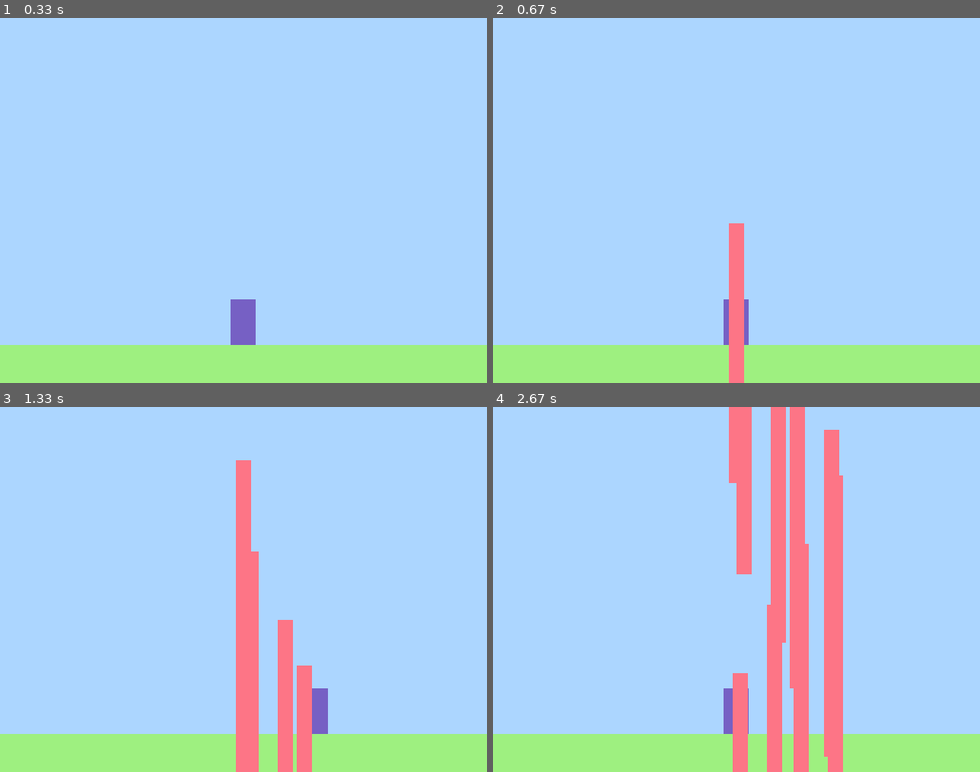
Above: before the commit, frames 1-4 (two rows, left to right).
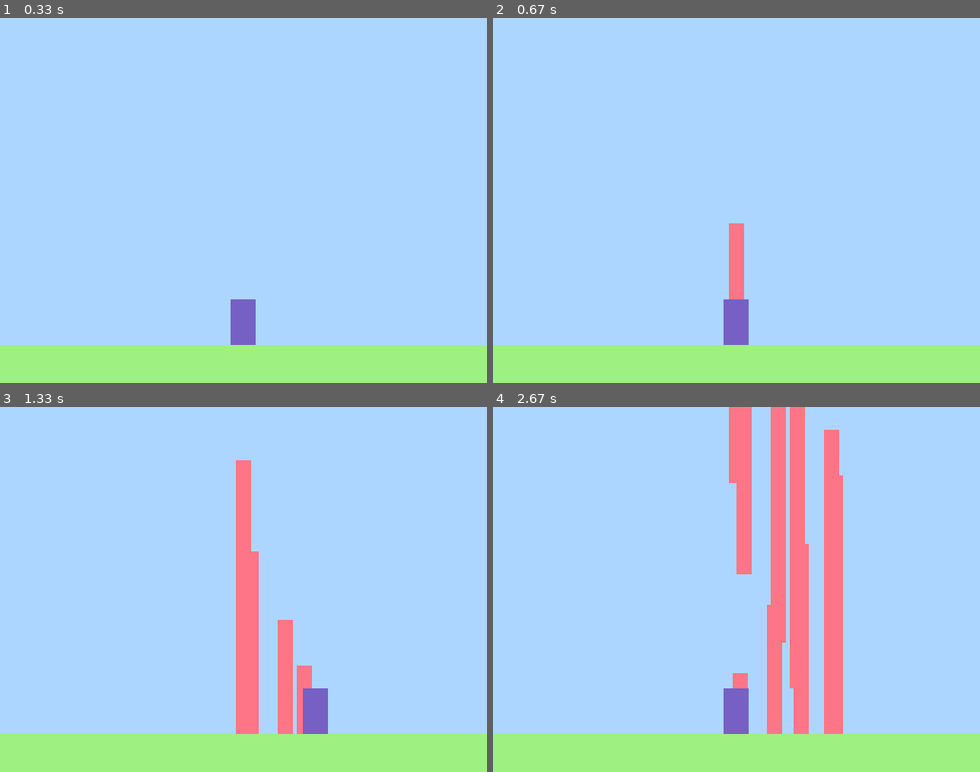
Above: after the commit, the same moments.

Repository: HUIKIM0/pygame_Attack-the-ball
Game: pygame game, started from 2.keyevent.py
Same seed, same stepped clock (60 frames per second), same inputs: the game is played once before the commit and once after it.
Inputs:
- Up to frame 1 (0.33 s): no input
- Up to frame 2 (0.67 s): tap Space at 0.33 s
- Up to frame 3 (1.33 s): hold Right 0.67-1.13 s; tap Space at 0.73, 1.03, 1.23 s; hold Right from 1.17 s (still down)
- Up to frame 4 (2.67 s): tap Space at 1.53, 1.73, 2.03, 2.3, 2.6 s; release Right at 1.63 s; hold Left 1.67-2.2 s; hold Left 2.23-2.63 s

Frame 1 is identical in both runs. In frame 2, 0.7% of the frame differs, in the area x 48-52%, y 77-100%; in frame 3, 1.4%; in frame 4, 1.7%, in the area x 49-72%, y 77-100%.

Commit message:
Update 2.keyevent.py

Diff:
--- a/2.keyevent.py
+++ b/2.keyevent.py
@@ -121,12 +121,14 @@
 
     # ★5. 화면에 그리기
     screen.blit(background,(0,0))
-    screen.blit(stage,(0,(screen_height-stage_height))) # 0,430
-    screen.blit(character,(character_x_pos,character_y_pos))
 
     # list weapons에 담긴 개수 만큼 weapon.png를 그려준다
     for weapon_x_pos,weapon_y_pos in weapons:
         screen.blit(weapon,(weapon_x_pos,weapon_y_pos))
+
+    screen.blit(stage,(0,(screen_height-stage_height))) # 0,430
+    screen.blit(character,(character_x_pos,character_y_pos))
+
 
     pygame.display.update()
 
